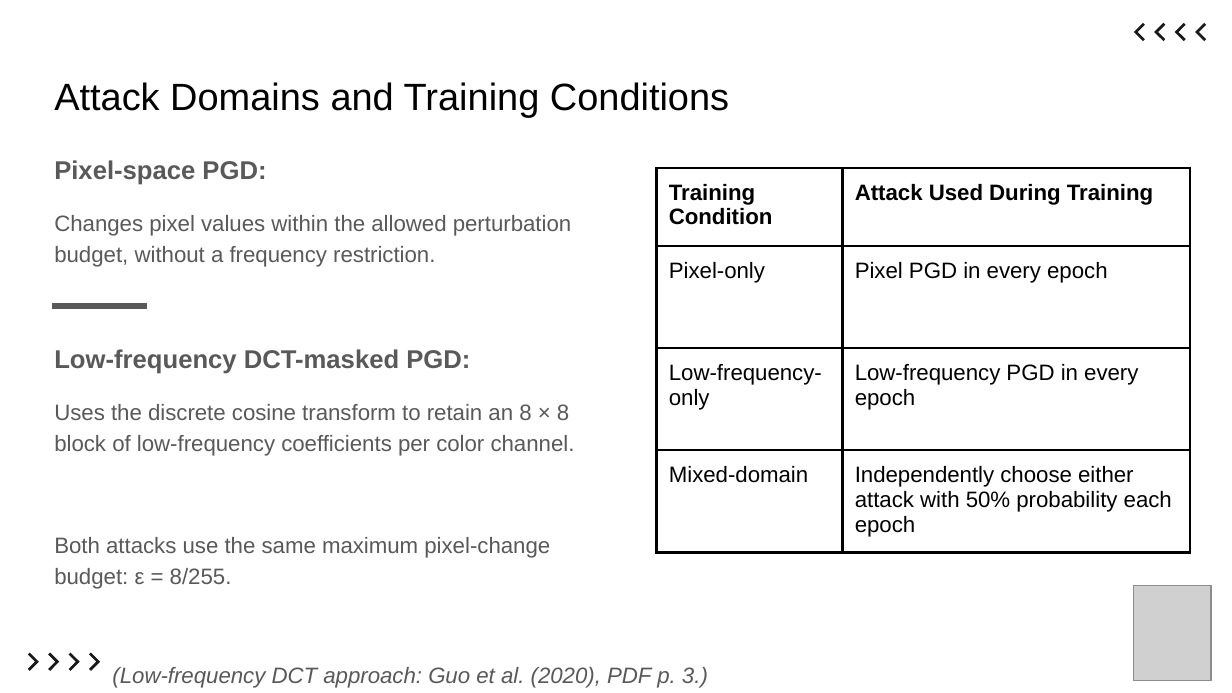
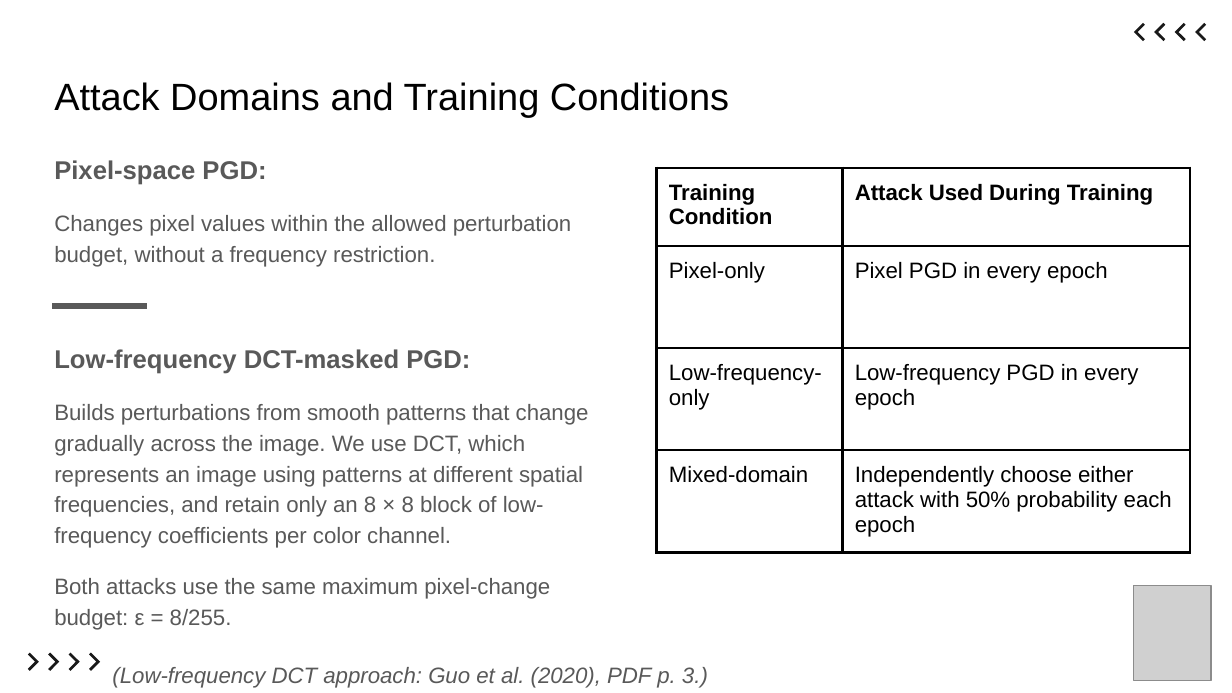
Before and after one commit to ItsKaiwenDu/Robust-Overfitting, a slide deck: slide 6 of report/slides.pptx (slide 7 before the commit). Drawn at 1232x693 pixels with LibreOffice and Linux fonts; fonts in the diff are those of the drawing; grey boxes stand for pictures. Boxes give left, top, right and bottom in pixels: in the first picture for what was removed or moved away, otherwise in the second. Text is boxed around its words. In the diff, an @@ line names an element or a change of style, - is before the commit and + after.

```diff
--- a/report/slides.pptx
+++ b/report/slides.pptx
@@ text at [54, 404, 589, 548]: text changed @@
-Uses the discrete cosine transform to retain an 8 × 8 block of low-frequency coefficients per color channel.
+Builds perturbations from smooth patterns that change gradually across the image. We use DCT, which represents an image using patterns at different spatial frequencies, and retain only an 8 × 8 block of low-frequency coefficients per color channel.
```
Also in this commit, not shown: 4 other slides changed, 2 other files.
